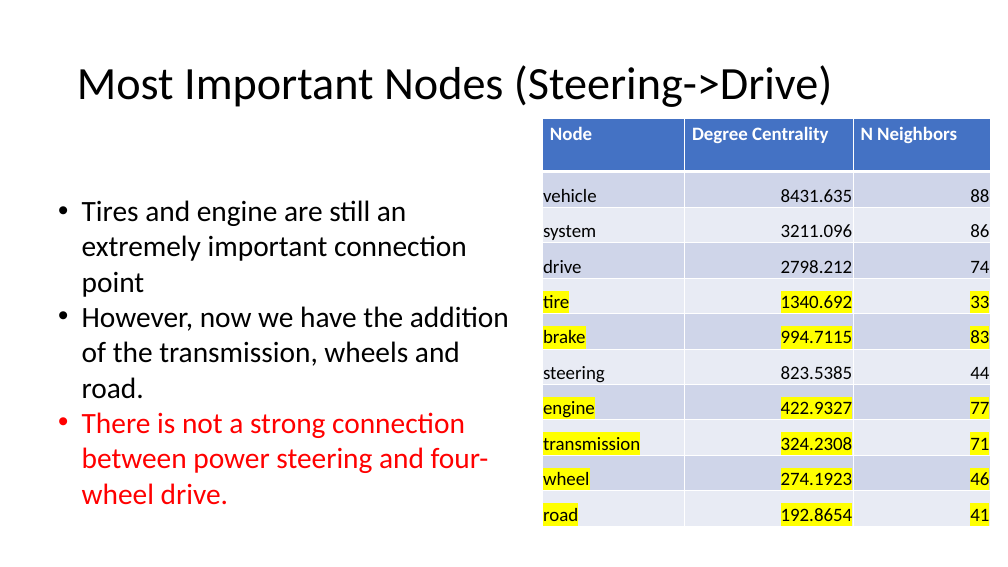
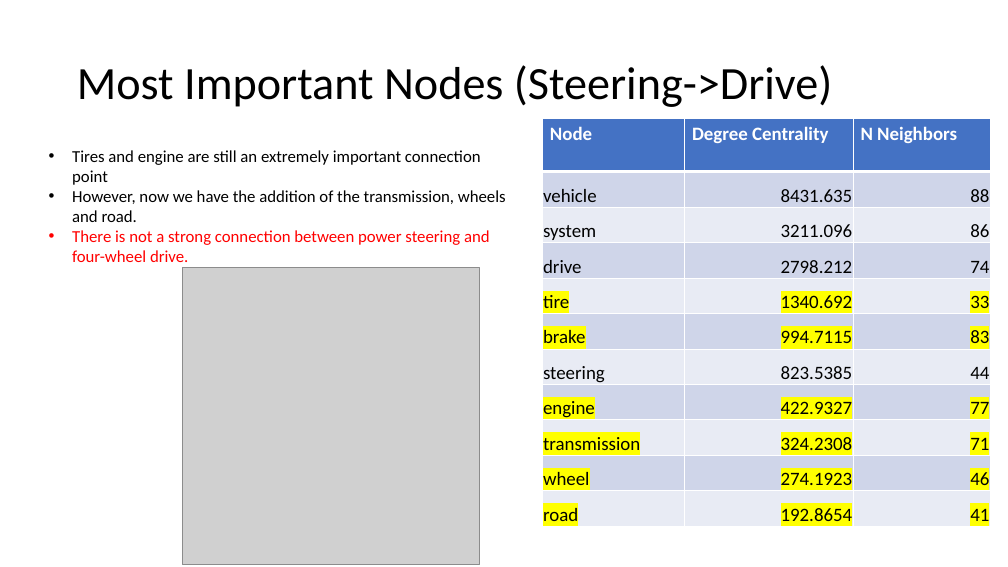
Before and after one commit to kellylsimmons/text_extraction, a slide deck: slide 15 of Machine Learning for Text Extraction.pptx. Drawn at 1008x567 pixels with LibreOffice and Linux fonts; fonts in the diff are those of the drawing; grey boxes stand for pictures. Boxes give left, top, right and bottom in pixels: in the first picture for what was removed or moved away, otherwise in the second. Text is boxed around its words. In the diff, an @@ line names an element or a change of style, - is before the commit and + after.

```diff
--- a/Machine Learning for Text Extraction.pptx
+++ b/Machine Learning for Text Extraction.pptx
@@ text "Tires and engine are still ...": place and size @@
-text "Tires and engine are still ..." at box(82, 200, 509, 505)
+text "Tires and engine are still ..." at box(72, 150, 506, 262)
@@ text "Tires and engine are still ..." at box(72, 150, 506, 262): size 28 to 16 pt @@
@@ picture added at box(182, 268, 479, 565) @@
```
Also in this commit, not shown: 3 other slides changed.
